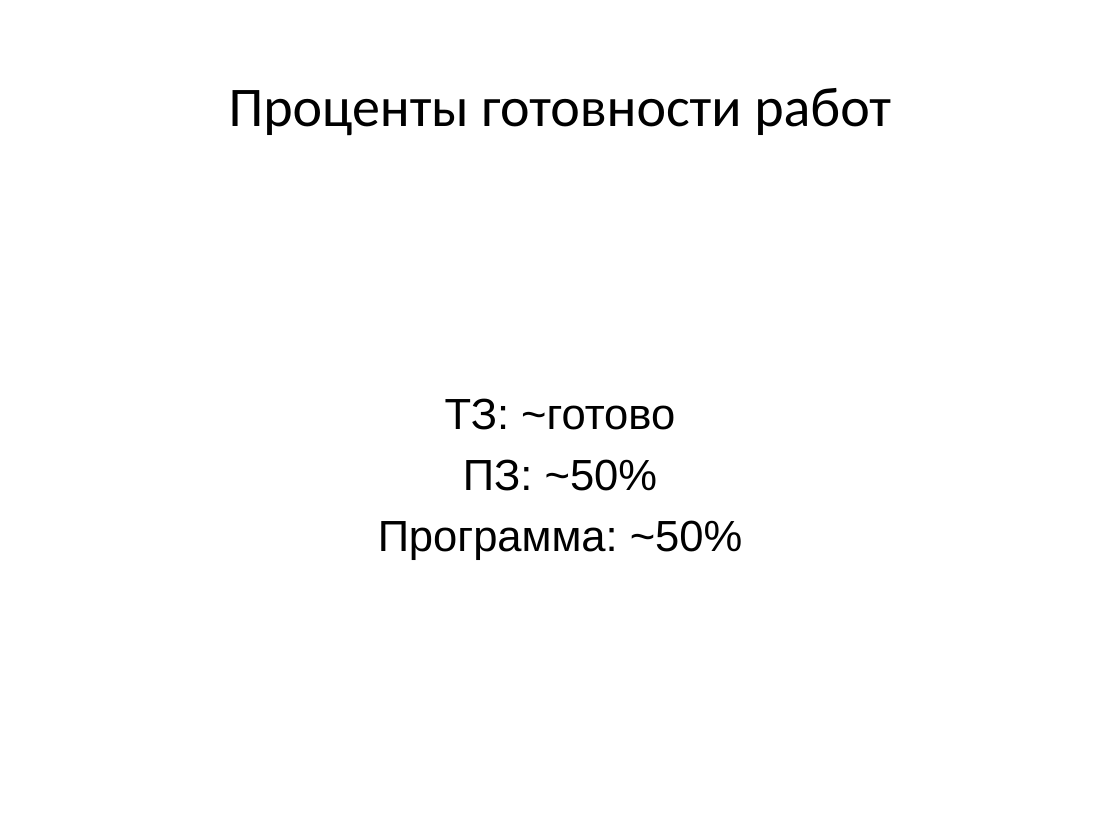
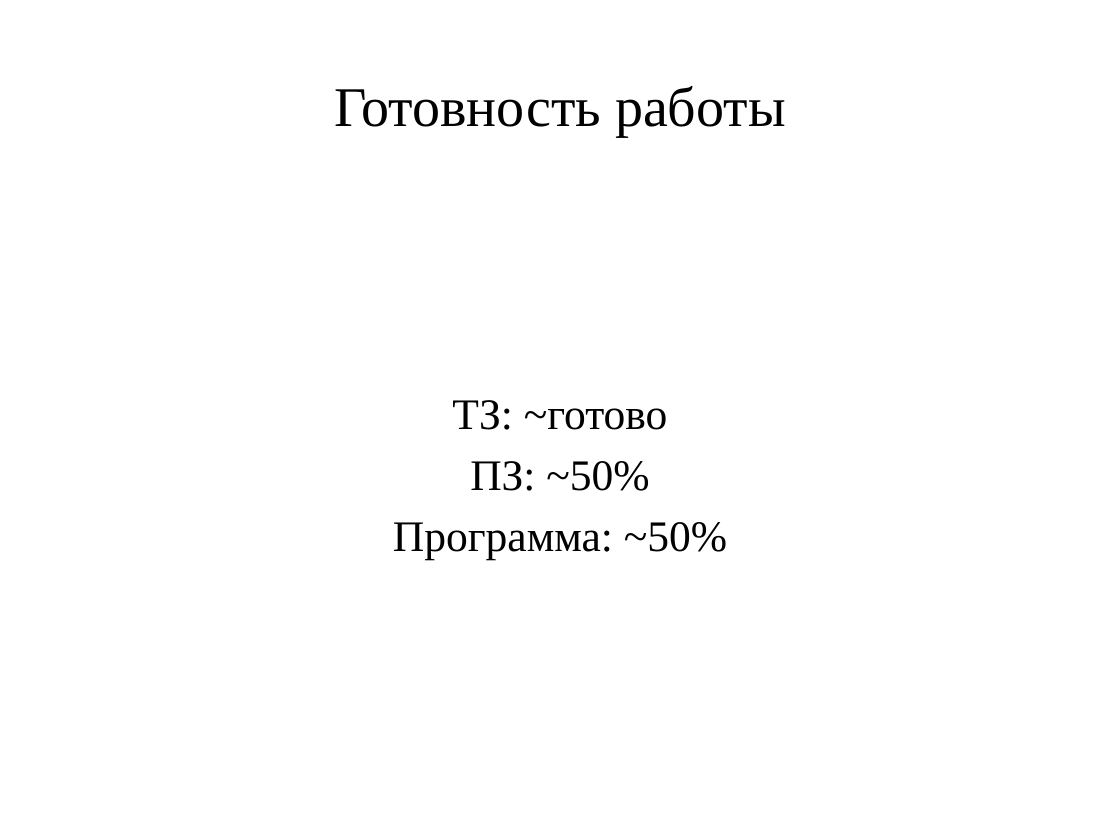
Before and after one commit to vadimgilka/WebsiteOperatorRates, a slide deck: slide 15 of Documentation/Pre-defense/First/Presentation.pptx (slide 16 before the commit). Drawn at 1120x840 pixels with LibreOffice and Linux fonts; fonts in the diff are those of the drawing. Boxes give left, top, right and bottom in pixels: in the first picture for what was removed or moved away, otherwise in the second. Text is boxed around its words. In the diff, an @@ line names an element or a change of style, - is before the commit and + after.

```diff
--- a/Documentation/Pre-defense/First/Presentation.pptx
+++ b/Documentation/Pre-defense/First/Presentation.pptx
@@ title at (334,86,786,136): text changed; font Calibri to Times New Roman @@
-Проценты готовности работ
+Готовность работы
@@ text "ТЗ: ~готово" at (393,400,727,560): font Arial to Times New Roman @@
```
Also in this commit, not shown: 12 other slides changed, 1 slide removed.
